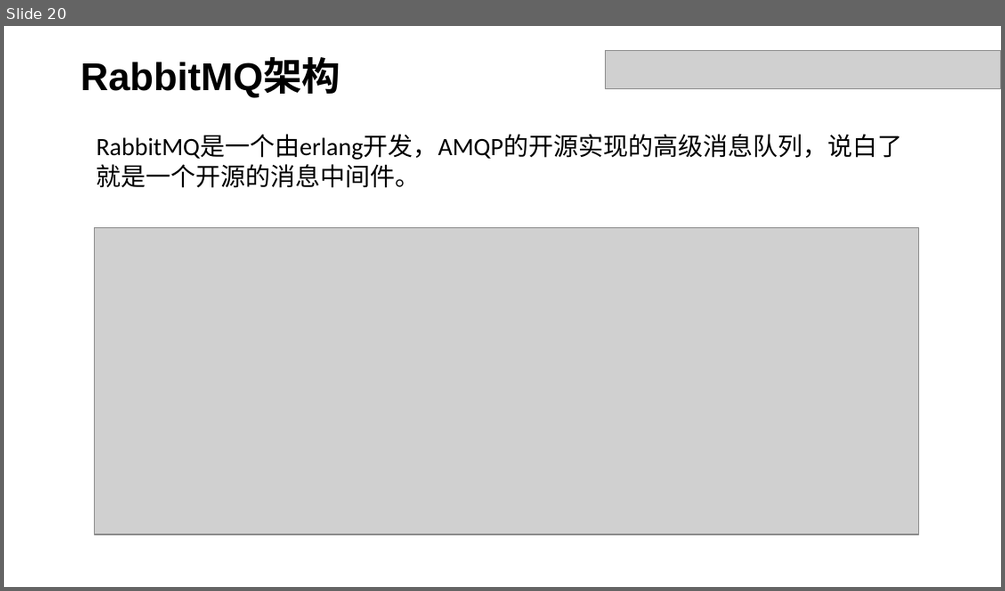
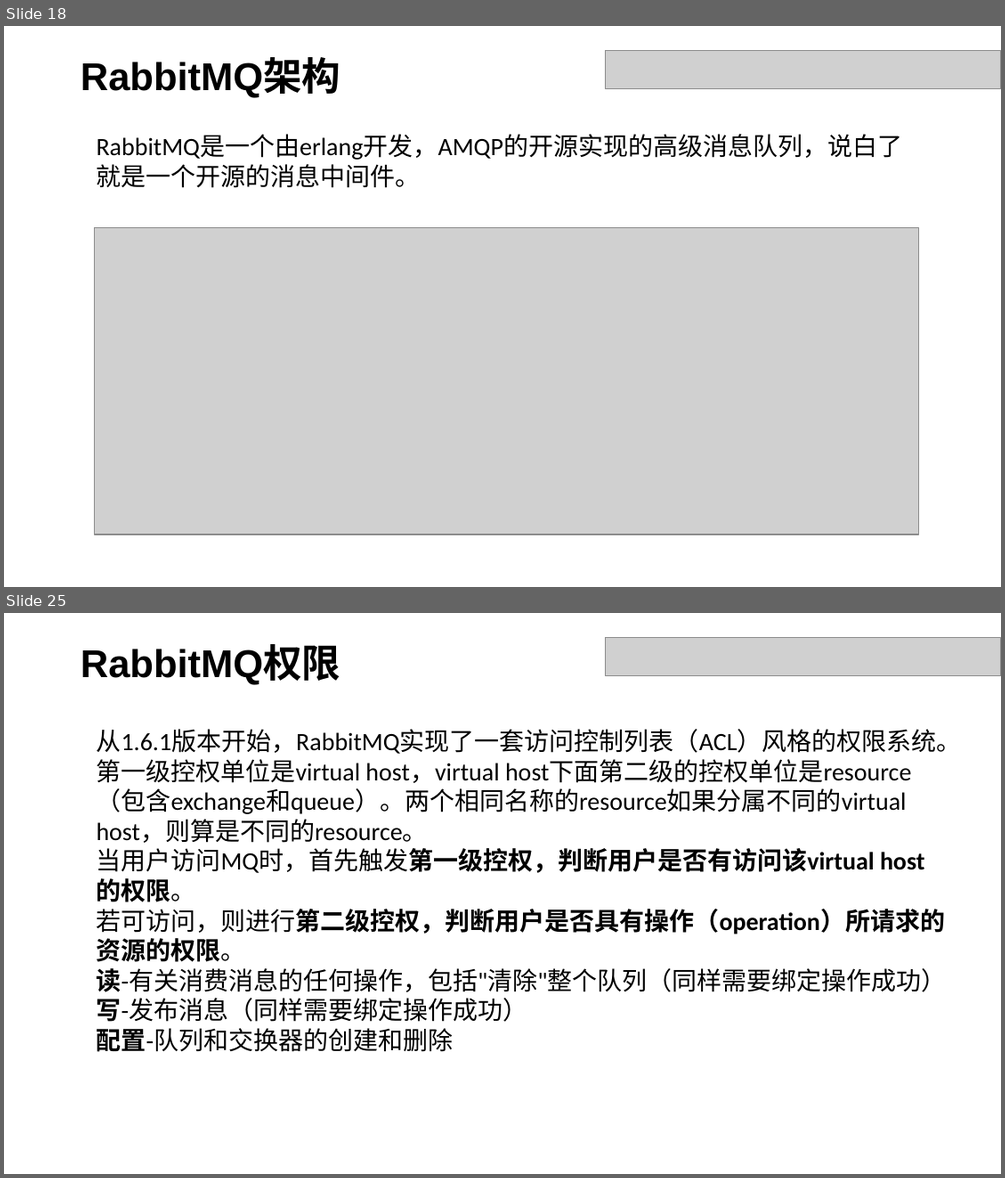
Before and after one commit to dxh122685692/doc, a slide deck: 分享.pptx. Shown one above the other, each under a label of ours: slide 20 before the commit, slides 18 and 25 after it; the slides between them are not shown. The pictures are 1005x591 and 1005x1178 pixels, drawn with LibreOffice and Linux fonts; fonts in the diff are those of the drawing; grey boxes stand for pictures. Boxes give left, top, right and bottom in pixels: in the first picture for what was removed or moved away, otherwise in the second. Text is boxed around its words. In the diff, an @@ line names an element or a change of style, - is before the commit and + after.

```diff
--- a/分享.pptx
+++ b/分享.pptx
@@ slide 25 added at box(4, 613, 1001, 1174), background #FFFFFF @@
@@ picture added at box(605, 638, 1001, 676) @@
@@ text added at box(81, 647, 340, 685), 28 pt, text #000000, bold @@
+RabbitMQ权限
@@ text added at box(97, 729, 962, 1052), 18 pt, text #000000 @@
+从1.6.1版本开始，RabbitMQ实现了一套访问控制列表（ACL）风格的权限系统。
+第一级控权单位是virtual host，virtual host下面第二级的控权单位是resource（包含exchange和queue）。两个相同名称的resource如果分属不同的virtual host，则算是不同的resource。
+当用户访问MQ时，首先触发第一级控权，判断用户是否有访问该virtual host的权限。
+若可访问，则进行第二级控权，判断用户是否具有操作（operation）所请求的资源的权限。
+读-有关消费消息的任何操作，包括"清除"整个队列（同样需要绑定操作成功）
+写-发布消息（同样需要绑定操作成功）
+配置-队列和交换器的创建和删除
@@ what was slide 20 is now slide 18 @@
```
Also in this commit, not shown: 4 slides changed, 8 other slides added, 6 slides removed.
